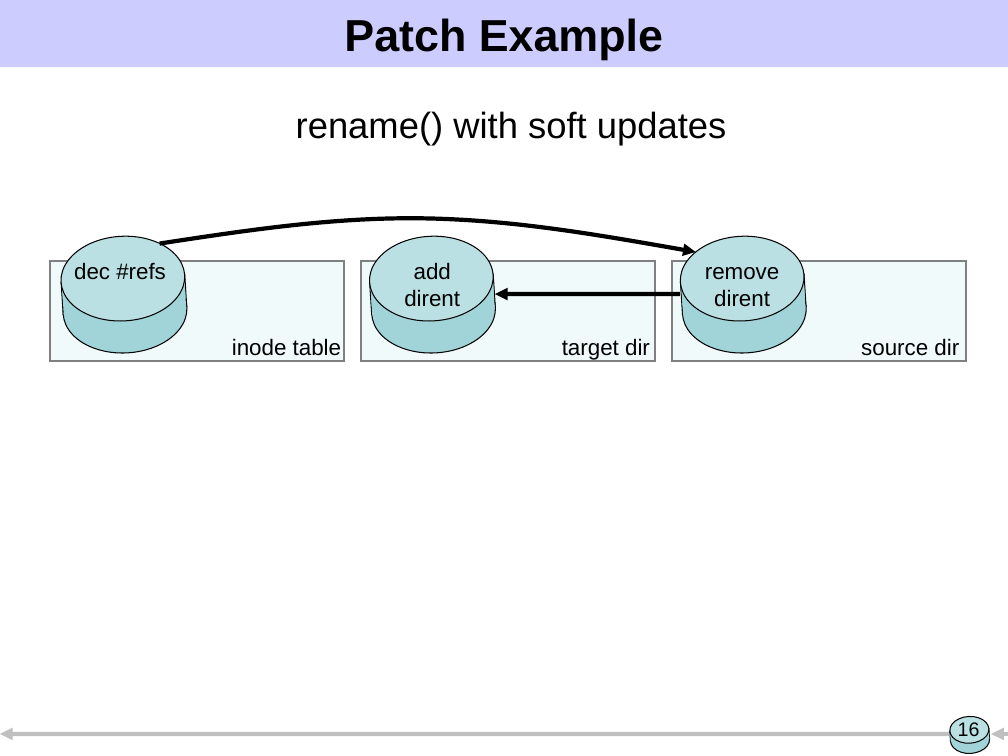
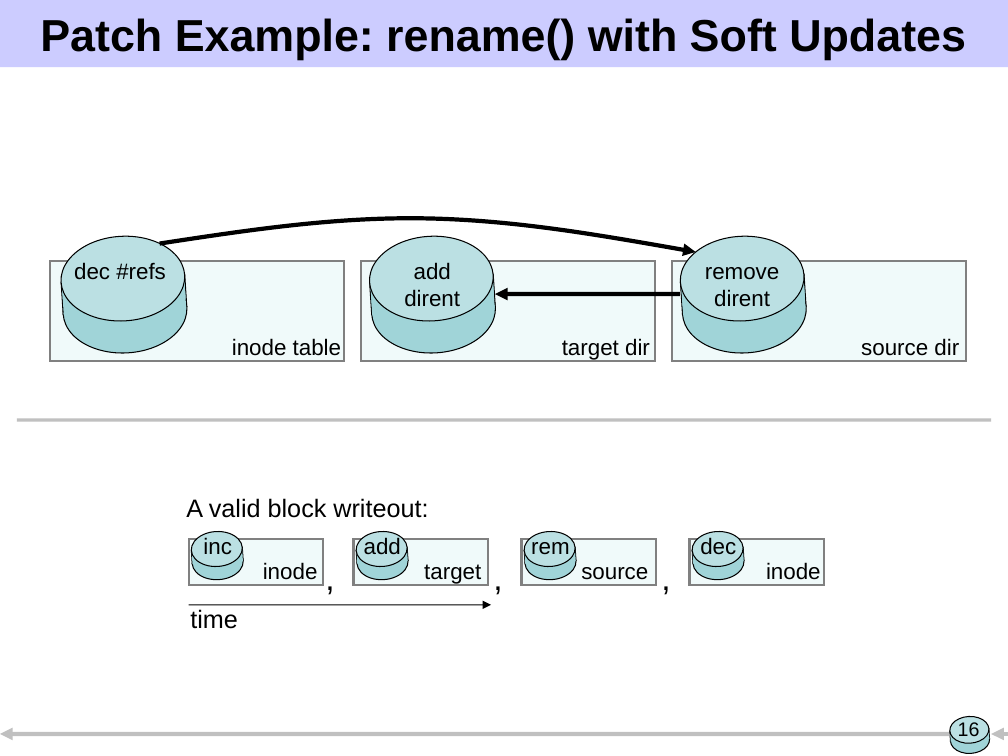
Before and after one commit to ucla-readable/fstitch-doc, a slide deck: slide 16 of sosp/pres.ppt. Drawn at 1008x756 pixels with LibreOffice and Linux fonts; fonts in the diff are those of the drawing. Boxes give left, top, right and bottom in pixels: in the first picture for what was removed or moved away, otherwise in the second. Text is boxed around its words. In the diff, an @@ line names an element or a change of style, - is before the commit and + after.

```diff
--- a/sosp/pres.ppt
+++ b/sosp/pres.ppt
@@ title at [40, 18, 966, 60]: text changed @@
-Patch Example
+Patch Example: rename() with Soft Updates
@@ text removed at [296, 111, 726, 146] @@
-rename() with soft updates
@@ line added from (17, 420) to (991, 420), #C0C0C0 2.24 pt @@
@@ text added at [186, 498, 428, 518], 18 pt, text #000000 @@
+A valid block writeout:
@@ rectangle added at [188, 539, 323, 585], fill #F0FAFA, outline #808080 1.5 pt @@
@@ group added at [191, 530, 245, 581]: 2 rectangles, 2 ellipses @@
@@ text added at [203, 537, 232, 555], 16 pt, text #000000 @@
+inc
@@ rectangle added at [354, 539, 488, 585], fill #F0FAFA, outline #808080 1.5 pt @@
@@ group added at [355, 530, 409, 581]: 2 rectangles, 2 ellipses @@
@@ text added at [364, 536, 401, 555], 16 pt, text #000000 @@
+add
@@ rectangle added at [521, 539, 655, 585], fill #F0FAFA, outline #808080 1.5 pt @@
@@ group added at [523, 530, 577, 581]: 2 rectangles, 2 ellipses @@
@@ text added at [531, 536, 569, 555], 16 pt, text #000000 @@
+rem
@@ rectangle added at [689, 539, 824, 585], fill #F0FAFA, outline #808080 1.5 pt @@
@@ group added at [692, 530, 745, 581]: 2 rectangles, 2 ellipses @@
@@ text added at [700, 536, 736, 555], 16 pt, text #000000 @@
+dec
@@ text added at [263, 562, 318, 580], 16 pt, text #000000 @@
+inode
@@ text added at [316, 552, 345, 603], 24 pt, text #000000 @@
+,
@@ text added at [424, 564, 481, 584], 16 pt, text #000000 @@
+target
@@ text added at [484, 552, 513, 603], 24 pt, text #000000 @@
+,
@@ text added at [581, 567, 648, 580], 16 pt, text #000000 @@
+source
@@ text added at [651, 552, 680, 603], 24 pt, text #000000 @@
+,
@@ text added at [766, 562, 821, 580], 16 pt, text #000000 @@
+inode
@@ arrow added from (188, 605) to (491, 605), #000000 0.74 pt @@
@@ text added at [190, 609, 238, 629], 18 pt, text #000000 @@
+time
```
Also in this commit, not shown: 23 other slides changed, 3 slides added, 2 slides removed.
